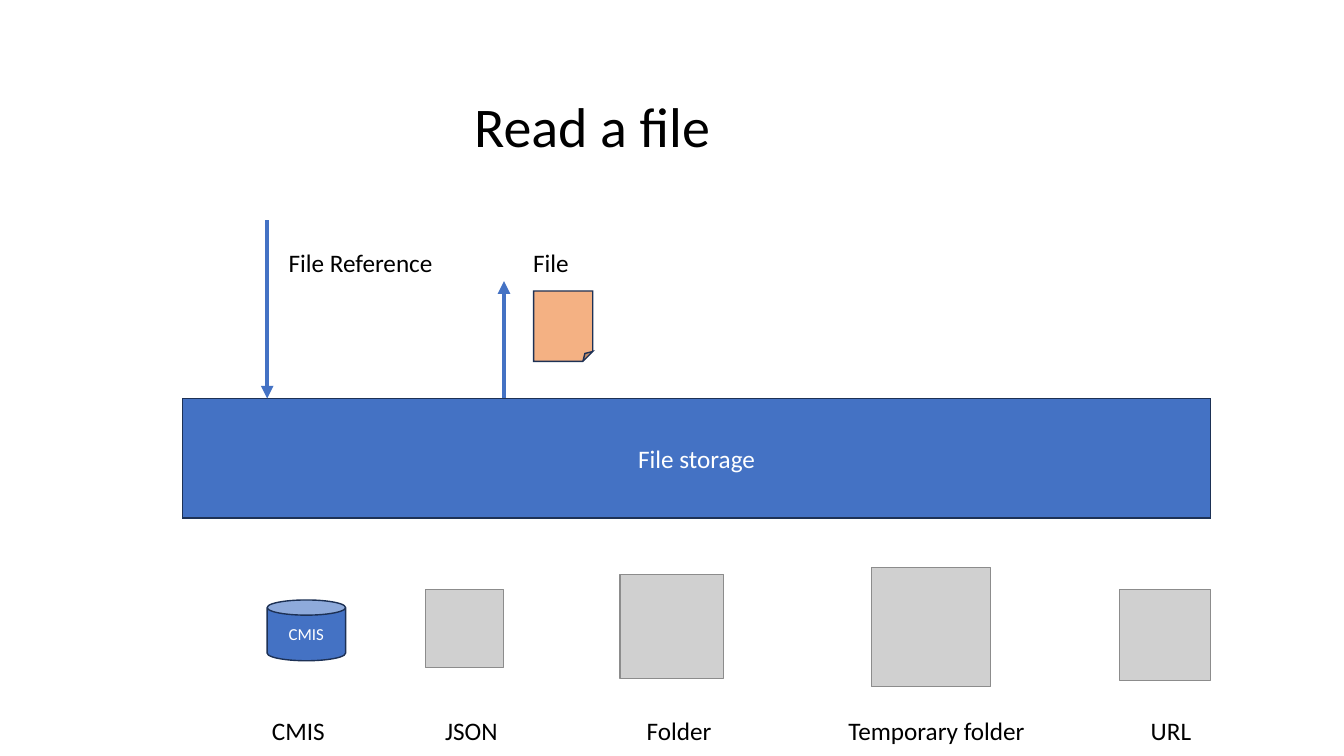
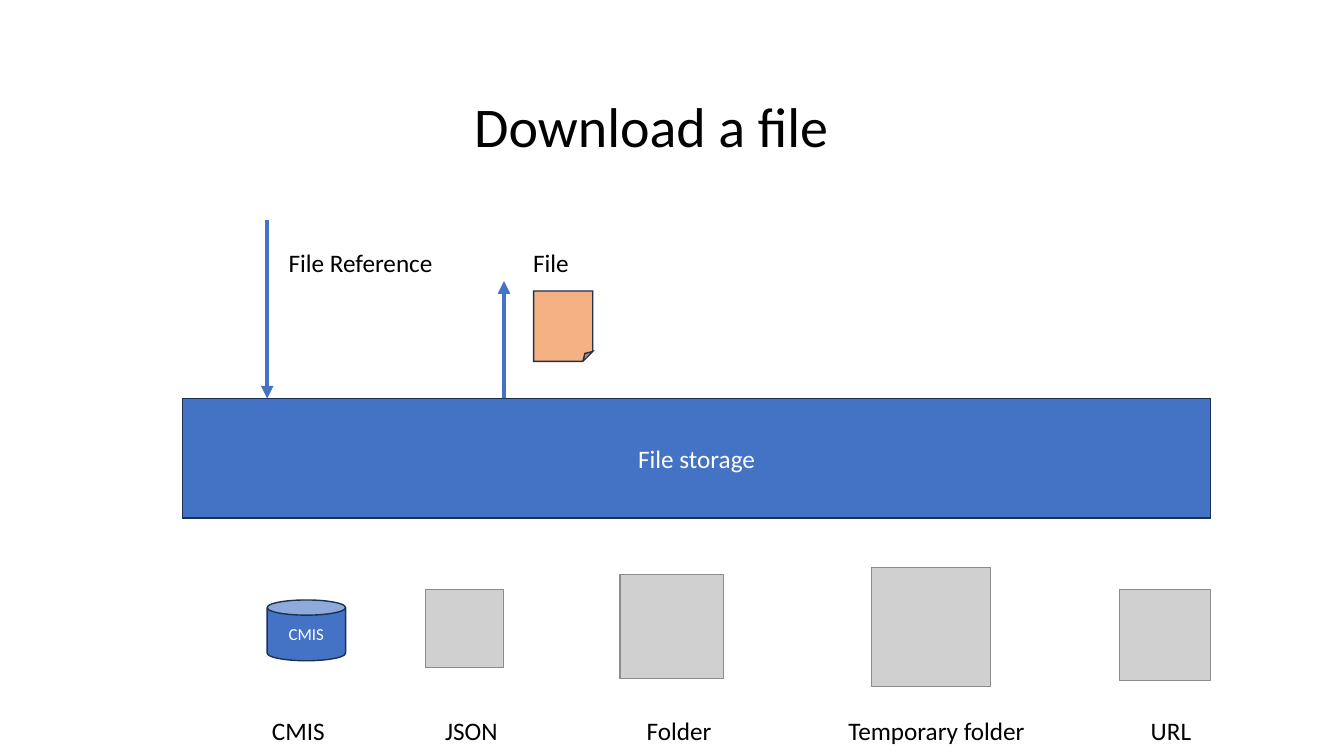
Before and after one commit to camunda-community-hub/camunda-8-connector-filestorage, a slide deck: slide 2 of doc/images.pptx. Drawn at 1344x756 pixels with LibreOffice and Linux fonts; fonts in the diff are those of the drawing; grey boxes stand for pictures. Boxes give left, top, right and bottom in pixels: in the first picture for what was removed or moved away, otherwise in the second. Text is boxed around its words. In the diff, an @@ line names an element or a change of style, - is before the commit and + after.

```diff
--- a/doc/images.pptx
+++ b/doc/images.pptx
@@ text at (474,108,828,148): text changed @@
-Read a file
+Download a file
```
Also in this commit, not shown: 1 other slide changed, 16 other files.
